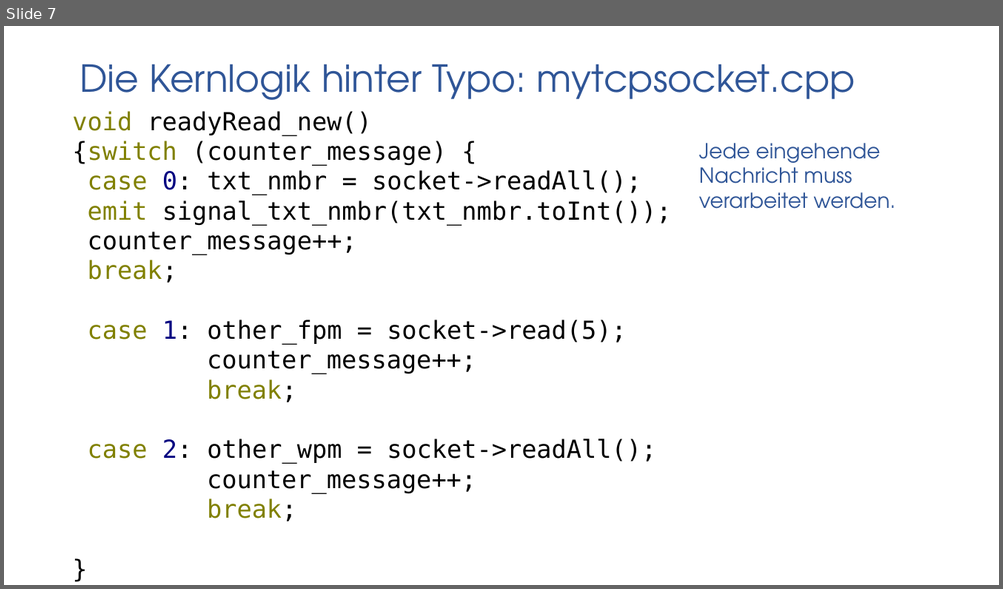
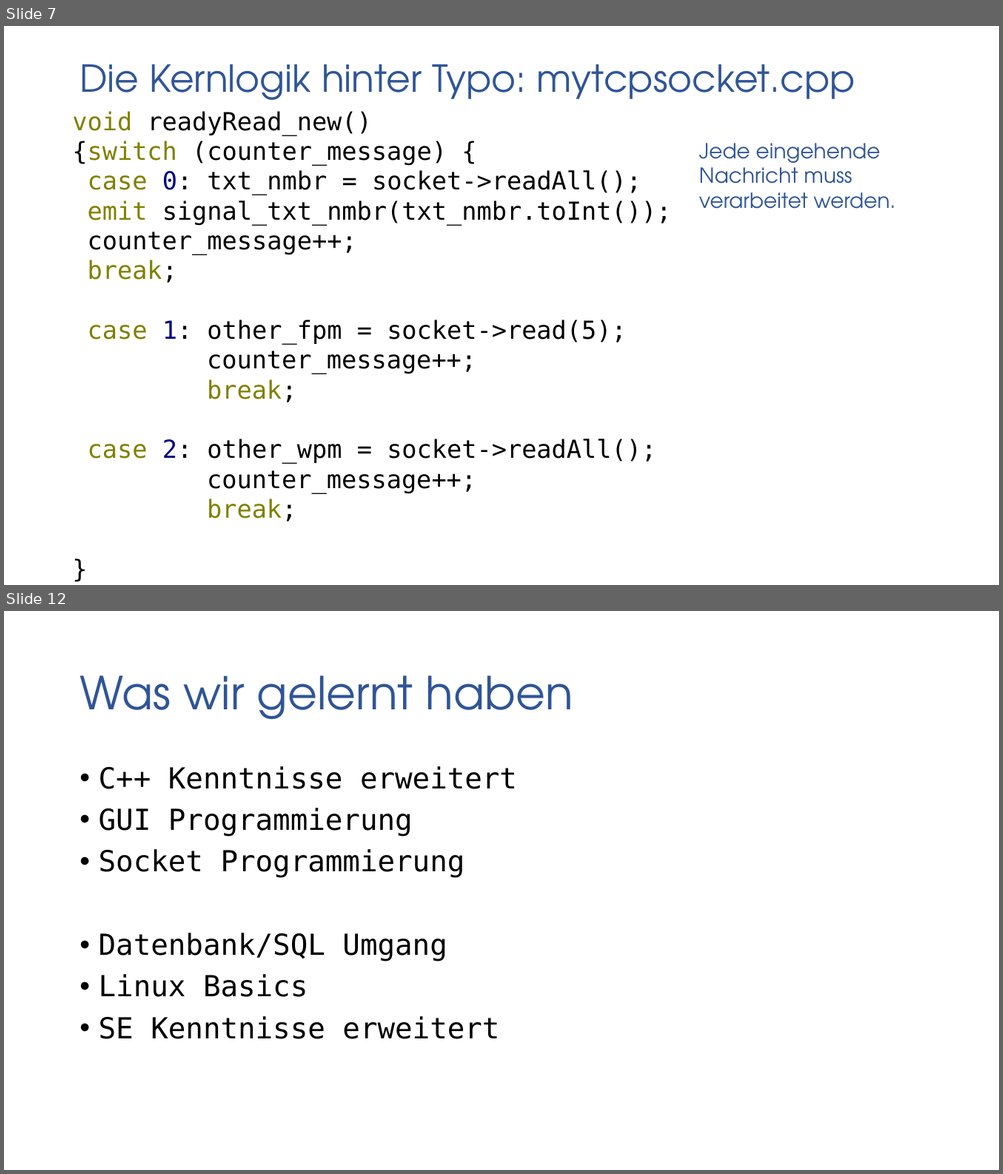
Before and after one commit to gaffli/typo, a slide deck: Meilensteine/MS 5/Projekt.pptx. Shown one above the other, each under a label of ours: slide 7 before the commit, slides 7 and 12 after it; the slides between them are not shown. The pictures are 1003x589 and 1003x1174 pixels, drawn with LibreOffice and Linux fonts; fonts in the diff are those of the drawing; background and template pictures are left out. Boxes give left, top, right and bottom in pixels: in the first picture for what was removed or moved away, otherwise in the second. Text is boxed around its words. In the diff, an @@ line names an element or a change of style, - is before the commit and + after.

```diff
--- a/Meilensteine/MS 5/Projekt.pptx
+++ b/Meilensteine/MS 5/Projekt.pptx
@@ slide 12 added at box(4, 611, 999, 1170), background picture (left out) @@
@@ title added at box(79, 675, 573, 720), 44 pt, text #2F5597 @@
+Was wir gelernt haben
@@ text added at box(99, 766, 517, 1039), 28 pt, text #000000 @@
+• C++ Kenntnisse erweitert
+• GUI Programmierung
+• Socket Programmierung
+• Datenbank/SQL Umgang
+• Linux Basics
+• SE Kenntnisse erweitert
```
Also in this commit, not shown: 4 other slides added.
